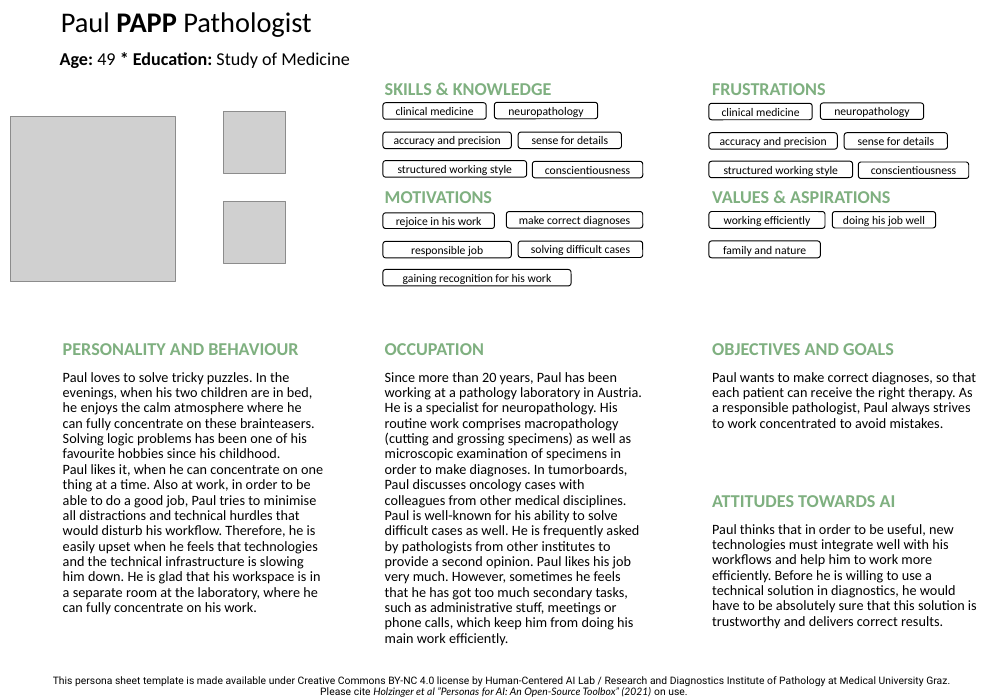
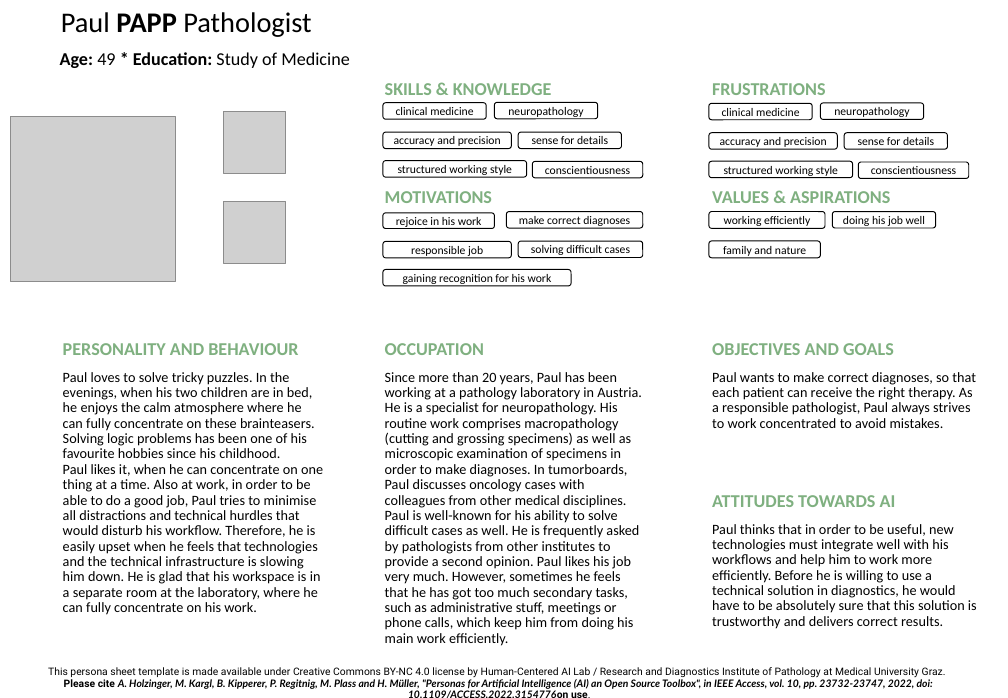
Before and after one commit to human-centered-ai-lab/PERSONAS, a slide deck: slide 2 of Persona_Templates/persona-ppt-template.potx. Drawn at 1008x698 pixels with LibreOffice and Linux fonts; fonts in the diff are those of the drawing; grey boxes stand for pictures; background and template pictures are left out. Boxes give left, top, right and bottom in pixels: in the first picture for what was removed or moved away, otherwise in the second. Text is boxed around its words. In the diff, an @@ line names an element or a change of style, - is before the commit and + after.

```diff
--- a/Persona_Templates/persona-ppt-template.potx
+++ b/Persona_Templates/persona-ppt-template.potx
@@ text at [48, 667, 946, 689]: text changed; font Roboto to Lato; bold on; italic on @@
-This persona sheet template is made available under Creative Commons BY-NC 4.0 license by Human-Centered AI Lab / Research and Diagnostics Institute of Pathology at Medical University Graz.
-Please cite Holzinger et al ”Personas for AI: An Open-Source Toolbox” (2021) on use.
+This persona sheet template is made available under Creative Commons BY-NC 4.0 license by Human-Centered AI Lab / Research and Diagnostics Institute of Pathology at Medical University Graz.
+Please cite A. Holzinger, M. Kargl, B. Kipperer, P. Regitnig, M. Plass and H. Müller, "Personas for Artificial Intelligence (AI) an Open Source Toolbox", in IEEE Access, vol. 10, pp. 23732-23747, 2022, doi: 10.1109/ACCESS.2022.3154776on use.
```
Also in this commit, not shown: 1 other slide changed.
